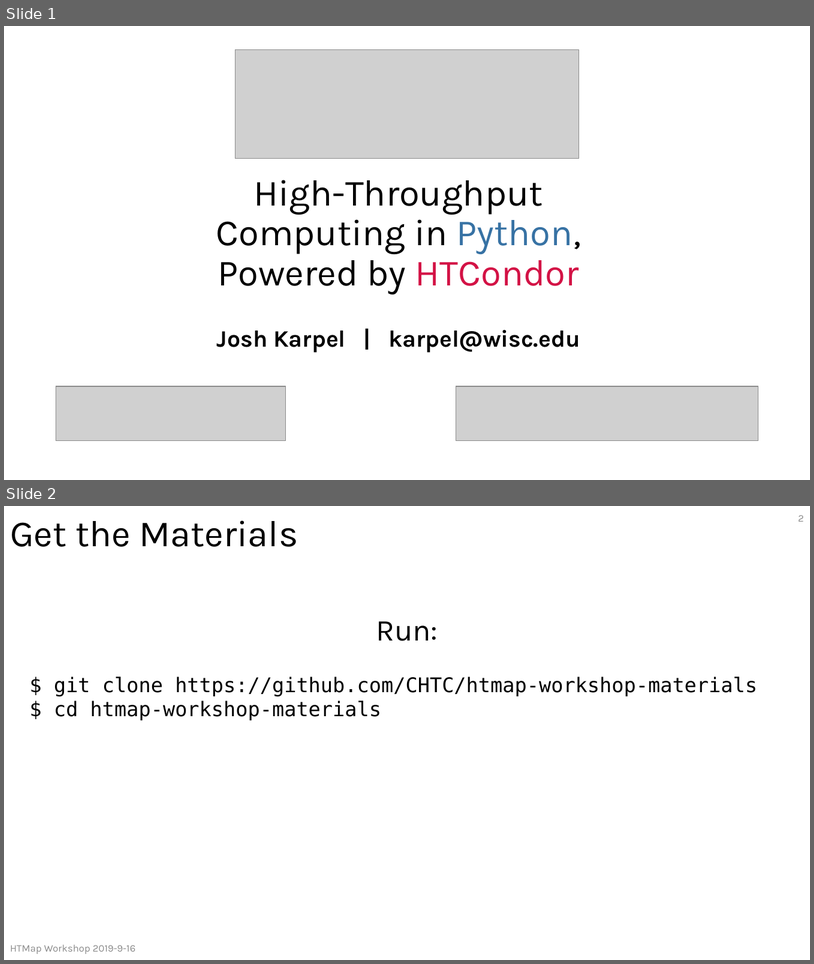
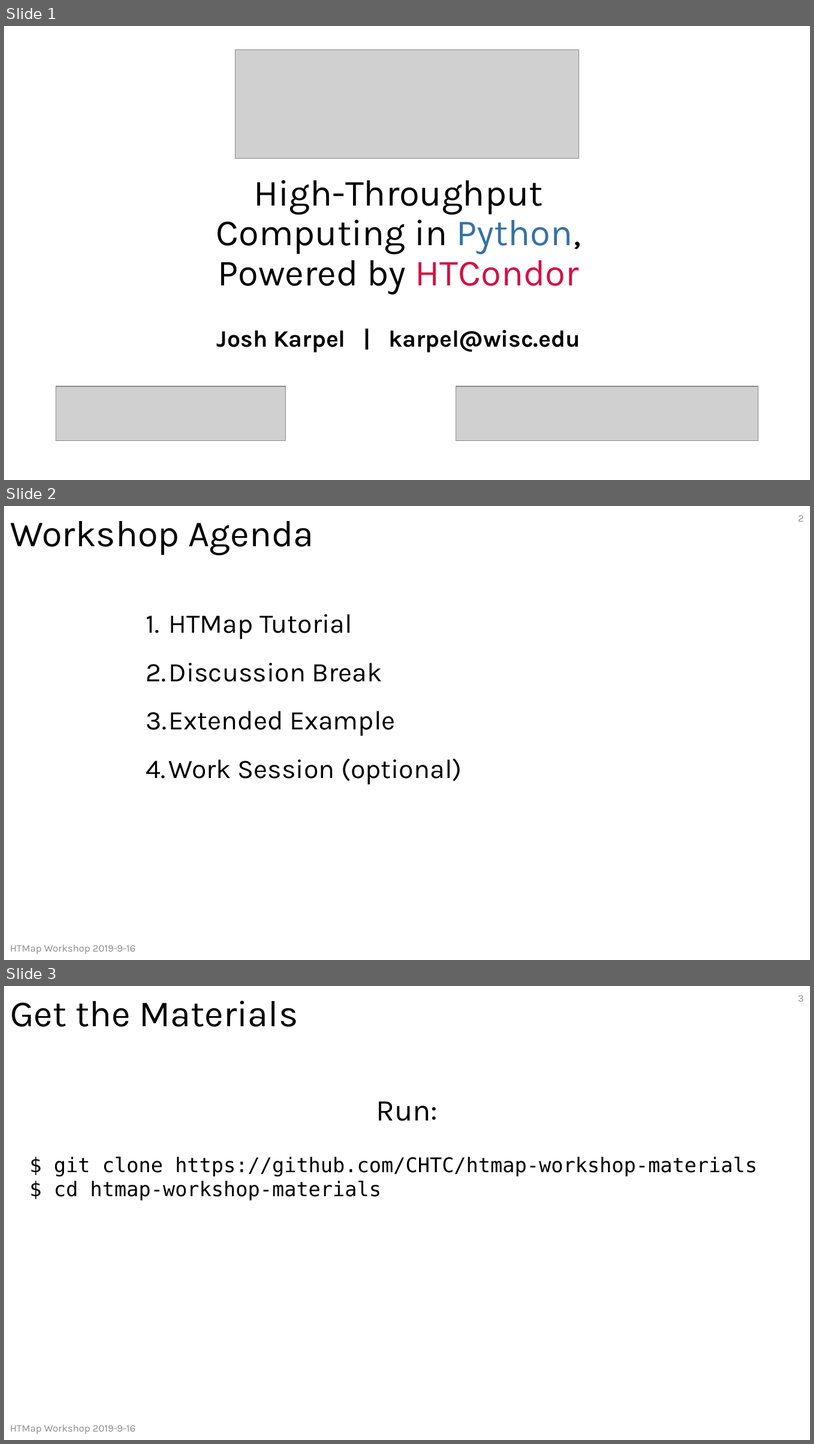
Before and after one commit to CHTC/htmap-workshop-materials, a slide deck: slides/HTMapWorkshop.pptx. Shown one above the other, each under a label of ours: slides 1 and 2 before the commit, slides 1, 2 and 3 after it. The pictures are 814x964 and 814x1444 pixels, drawn with LibreOffice and Linux fonts; fonts in the diff are those of the drawing; grey boxes stand for pictures. Boxes give left, top, right and bottom in pixels: in the first picture for what was removed or moved away, otherwise in the second. Text is boxed around its words. In the diff, an @@ line names an element or a change of style, - is before the commit and + after.

```diff
--- a/slides/HTMapWorkshop.pptx
+++ b/slides/HTMapWorkshop.pptx
@@ slide 2 added at [4,506,810,960], background #FFFFFF @@
@@ title added at [10,521,314,555], 44 pt, text #000000 @@
+Workshop Agenda
@@ page number added at [798,515,804,522], 12 pt, text #8C8C8C @@
+2
@@ text added at [146,614,462,784], 32 pt, text #000000 @@
+1. HTMap Tutorial
+2. Discussion Break
+3. Extended Example
+4. Work Session (optional)
@@ text added at [10,944,135,954], 12 pt, text #8C8C8C @@
+HTMap Workshop 2019-9-16
@@ what was slide 2 is now slide 3 @@
@@ page number at [798,995,804,1002]: text changed @@
-2
+3
```
Also in this commit, not shown: 4 slides changed, 4 slides removed.
